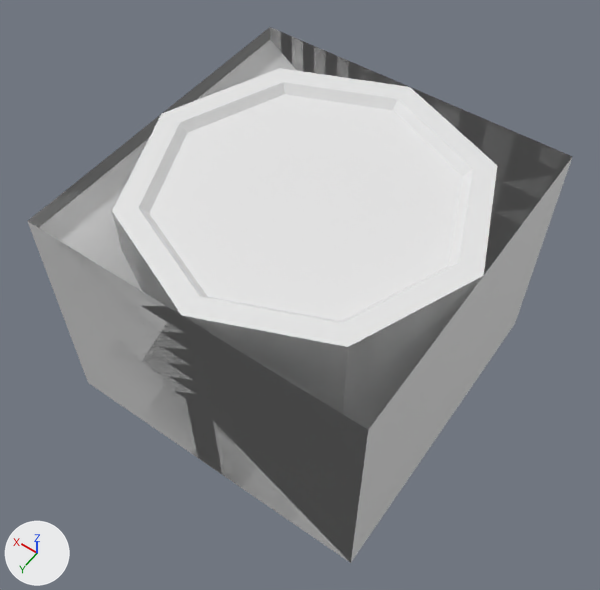
Renders of the FBX model Unclimbable Tower Game/Assets/Models/PlatformWalls.fbx from each side of a commit.
One viewpoint serves both versions: a 50 mm lens placed at (-3.48, 5.03, 9.04), pointed at (0.0, 0.17, 1.39). Lighting does not change. The marker at lower left points along +X, +Y and +Z. Where no turn or scale is listed for an object, it has been applied to the vertices.

Script lines for the objects in view, before the commit:
```python
me_cylinder_003 = bpy.data.meshes.new('Cylinder.003')
me_cylinder_003.from_pydata(...)  # 32 vertices, 25 faces; spans x -2.0..2.0, y -2.0..2.0, z 0.0..3.0
me_four_sided_middle_001 = bpy.data.meshes.new('Four-sided Middle.001')
me_four_sided_middle_001.from_pydata([(-2.0, -2.0, 0.0), (-2.0, -2.0, 3.0), (2.0, -2.0, 0.0), (2.0, -2.0, 3.0)], [], [(2, 3, 1, 0)])
me_three_sided_mesh_003 = bpy.data.meshes.new('Three-sided Mesh.003')
me_three_sided_mesh_003.from_pydata([(2.0, -2.0, 0.0), (-2.0, -2.0, 0.0), (2.0, -2.0, 3.0), (-2.0, -2.0, 3.0), (2.0, 2.0, 3.0), (2.0, 2.0, 0.0), (-2.0, 2.0, 0.0), (-2.0, 2.0, 3.0)], [], [(0, 2, 3, 1), (4, 2, 0, 5), (7, 4, 5, 6)])
ob_three_sided_wall = bpy.data.objects.new('Three-sided Wall', me_three_sided_mesh_003)
ob_three_sided_wall.location = (0.0, 0.0, 0.0)
ob_tower = bpy.data.objects.new('Tower', me_cylinder_003)
ob_tower.location = (0.0, 0.0, 0.0)
ob_wall = bpy.data.objects.new('Wall', me_four_sided_middle_001)
ob_wall.location = (0.0, 0.0, 0.0)
# also in view: 'Four-sided Wall' at (0.0, 0.0, 1.5); 'Ramp Wall' at (0.0, 0.0, 1.5); 'Two-sided Wall Corner' at (0.0, 0.0, 1.5)
```
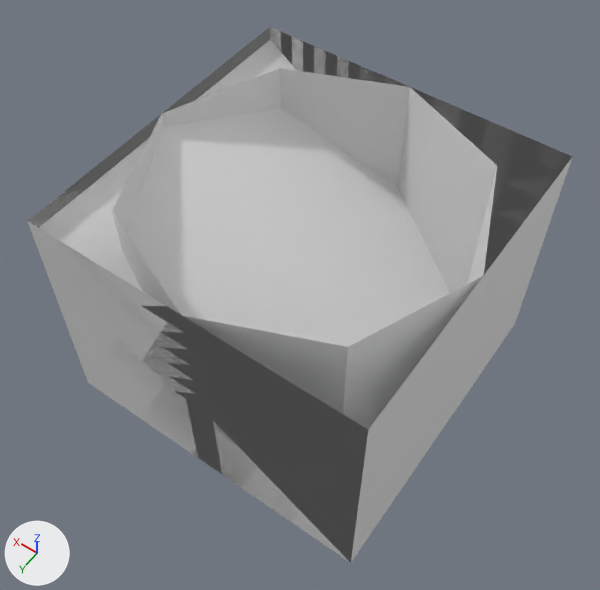
What differs and where, as boxes [x1, y1, x2, y2] in the pictures (600 x 590 px):
'Tower', deleted
    before: [112, 68, 497, 430]
'Ramp Wall', unchanged, uncovered by the edit
    before: [29, 27, 572, 558]
    after: [30, 27, 572, 558]
'Tower Wall', unchanged, uncovered by the edit
    after: [112, 68, 497, 430]

Edits to the bpy script that builds the scene:
```text
Remove ob_tower:
    ob_tower = bpy.data.objects.new('Tower', me_cylinder_003)
    ob_tower.location = (0.0, 0.0, 0.0)
```
